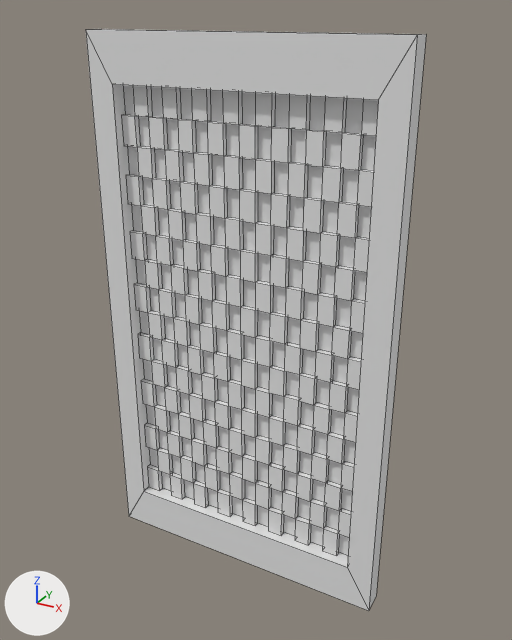
One commit to the Blender file SpellBlaster/Assets/Models/WorkingFolders/Background.blend: the scene before it, then after it.
Rendered twice from a camera (50 mm lens) standing at (1.11, -1.93, 2.02) and looking at (0.06, -0.02, 1.07). Arrows for +X, +Y and +Z are at lower left; the lights stay in place. Mesh edges are drawn as thin lines.
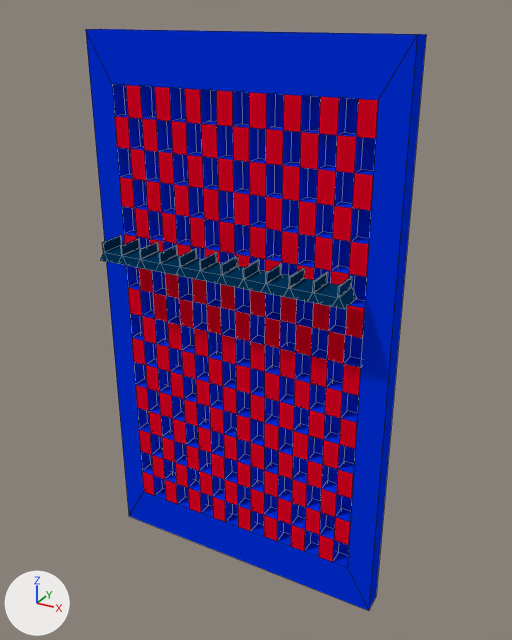
The change, as a list of edits to the scene's bpy script:
```text
Add mat_cuadros:
    mat_cuadros = diffuse_material('Cuadros')
    mat_cuadros.base_color = (0.8, 0.0, 0.0175)  # red #e70024
Add mat_fondo:
    mat_fondo = diffuse_material('Fondo')
    mat_fondo.base_color = (0.0, 0.0324, 0.8)  # blue #0032e7
Add mat_pedestal:
    mat_pedestal = diffuse_material('Pedestal')
    mat_pedestal.base_color = (0.0, 0.0423, 0.124)  # dark blue #003a63
Change me_plane:
    where me_plane.from_pydata(...)  # 588 vertices, 781 faces; spans x -0.54..0.54, y -0.05..0.02, z -0.96..0.96
    used by ob_plane; location = (0.0, 0.0, 1.0)
    me_plane part 1: all 287 vertices in x -0.45..0.45, y -0.02, z -0.8..0.8 are moved by (0.0, -0.04, 0.0)
    me_plane part 2: 653 of the faces centred in x -0.54..0.54, y -0.05..0.02, z -0.96..0.96 switch from no material to mat_fondo (blue #0032e7)
    add me_plane.materials.append(mat_cuadros)  # red #e70024
Add me_cube:
    me_cube.from_pydata(...)  # 144 vertices, 142 faces; spans x -0.44..0.44, y -0.047..0.047, z -0.016..0.048
    me_cube.materials.append(mat_pedestal)  # dark blue #003a63
Add ob_cube:
    ob_cube = bpy.data.objects.new('Cube', me_cube)
    ob_cube.location = (0.0, -0.15, 1.263)
```

Pixel boxes (x1, y1, x2, y2) of what changed, in the pictures (512 x 640 px; the box of a moved part takes in the faces that stretch with it):
'Plane', reshaped, recoloured (grey to blue)
    both: (86, 29, 426, 611)
'Cube', added (blue)
    after: (101, 235, 356, 309)
part 1 of me_plane, moved or reshaped
    before: (121, 86, 378, 556)
    after: (115, 85, 378, 562)
part 2 of me_plane, recoloured (grey to blue)
    both: (86, 29, 426, 611)
